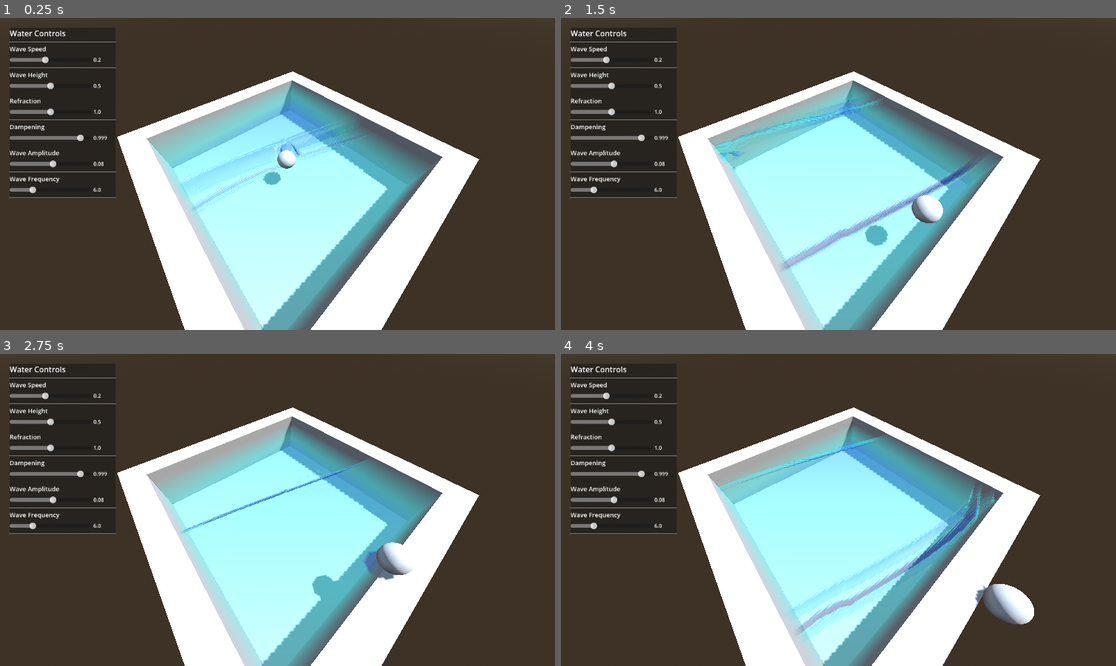
Above: before the commit, frames 1-4 (two rows, left to right).
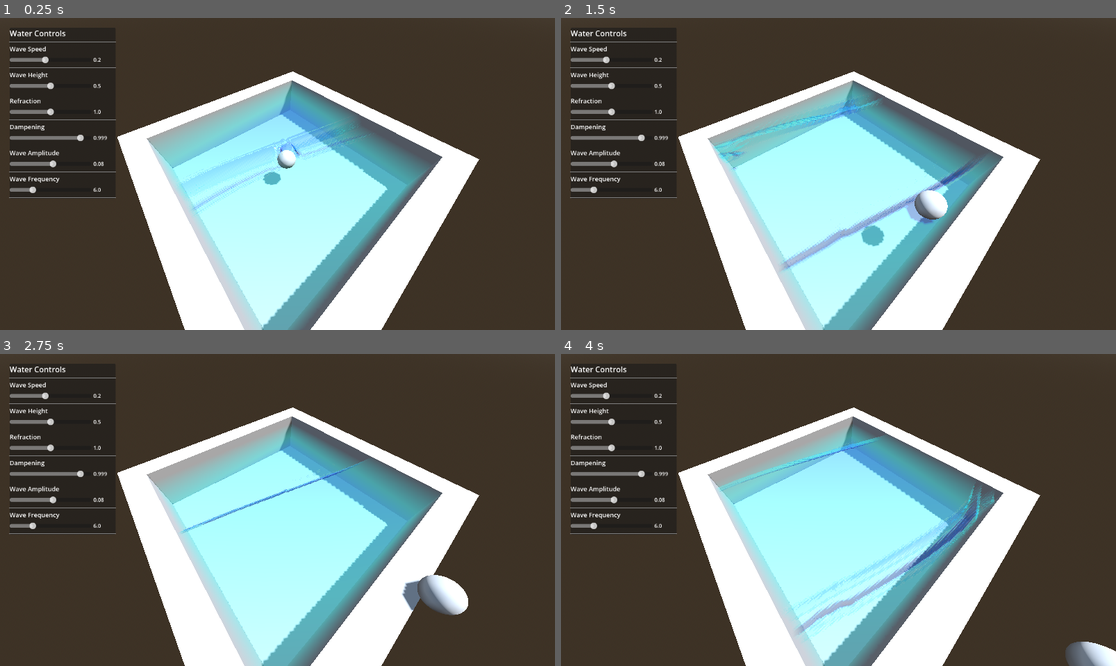
Above: after the commit, the same moments.

Repository: ColinNeary/WaterDemo
Game: Godot game, scene res://Scenes/main.tscn
Same seed, same stepped clock (60 frames per second), same inputs: the game is played once before the commit and once after it.
Inputs (mouse positions are in pixels of both pictures, inside the frame that each line leads up to):
- Up to frame 1 (0.25 s): no input
- Up to frame 2 (1.5 s): move the mouse to (960, 158) at 0.52 s; hold D (move_right) 0.53-1.25 s; tap Space (jump) at 0.6, 0.77, 1.07 s; click (960, 158) at 0.67 s; drag from (727, 189) to (810, 236) at 1.27 s
- Up to frame 3 (2.75 s): move the mouse to (333, 441) at 2.02 s; hold D (move_right) from 2.03 s (still down); tap Space (jump) at 2.1 s
- Up to frame 4 (4 s): release D (move_right) at 2.75 s; drag from (810, 572) to (672, 463) at 2.77 s; move the mouse to (1005, 556) at 3.52 s; hold A (move_left) from 3.53 s (still down); tap Space (jump) at 3.6, 3.77 s

The runs differ from the first frame. In frame 1, less than 0.1% of the frame differs, in the area x 39-54%, y 42-54%; in frame 2, 0.6%; in frame 3, 1.8%, in the area x 56-85%, y 60-84%; in frame 4, 1.8%.

Commit message:
added buoyancy improvement

Diff:
--- a/Scenes/Ball/Ball.tscn
+++ b/Scenes/Ball/Ball.tscn
@@ -52,6 +52,7 @@
 }
 
 [node name="Ball" type="RigidBody3D" unique_id=998736285]
+transform = Transform3D(1, 0, 0, 0, 1, 0, 0, 0, 1, 0, -0.5, 0)
 linear_damp = 0.5
 script = ExtResource("1_rcvud")
 float_force = 3.0
--- a/Scenes/Water/water.gd
+++ b/Scenes/Water/water.gd
@@ -1,35 +1,44 @@
 extends MeshInstance3D
 
 @export var colorRect: ColorRect
+@onready var sim_viewport = get_node("../Simulation")
+
 var material: ShaderMaterial
 
-var wave_frequency: float
-var wave_speed: float
-var wave_amplitude: float
-
 var time: float = 0
+var mesh_amplitude: float
+var sim_image: Image
 
 # Called when the node enters the scene tree for the first time.
 func _ready():
 	material = colorRect.material
-	wave_frequency = material.get_shader_parameter("wave_frequency")
-	wave_speed = material.get_shader_parameter("wave_speed")
-	wave_amplitude = material.get_shader_parameter("wave_amplitude")
+	var visual_mat = mesh.surface_get_material(0) as ShaderMaterial
+	mesh_amplitude = visual_mat.get_shader_parameter("amplitude")
 
 # Called every frame. 'delta' is the elapsed time since the previous frame.
 func _process(delta):
 	time += delta
 	material.set_shader_parameter("wave_time", time)
+	sim_image = sim_viewport.get_texture().get_image()
 
-const MESH_SIZE := 12.0
+const MESH_SIZE := 12
 
-# Returns the water surface Y at a given world XZ position.
-# Mirrors the sine wave injection in simulation.gdshader exactly.
+# Takes in a 3D world position and outputs the water level at that coordinate
+# Fetches the displacement directly from the simulation texture
 func get_height(world_position: Vector3) -> float:
-	var uv_x := world_position.x / MESH_SIZE + 0.5
-	var uv_y := world_position.z / MESH_SIZE + 0.5
+	if not sim_image:
+		return global_position.y
 
-	var wave1 := sin(uv_x * wave_frequency + time * wave_speed) * wave_amplitude
-	var wave2 := sin((uv_x * 0.7 + uv_y * 0.7) * wave_frequency * 0.8 + time * wave_speed * 0.9) * wave_amplitude * 0.6
+	# Map world position to 0.0-1.0 UV range
+	var uv_x = clamp((world_position.x + MESH_SIZE / 2) / MESH_SIZE, 0.0, 1.0)
+	var uv_z = clamp((world_position.z + MESH_SIZE / 2) / MESH_SIZE, 0.0, 1.0)
 
-	return global_position.y + wave1 + wave2
+	# Convert UV to pixel coordinates
+	var pixel_x = int(uv_x * (sim_image.get_width() - 1))
+	var pixel_y = int(uv_z * (sim_image.get_height() - 1))
+
+	# Read the Red channel
+	var pixel_color = sim_image.get_pixel(pixel_x, pixel_y)
+	var displacement = pixel_color.r * mesh_amplitude
+
+	return global_position.y + displacement
